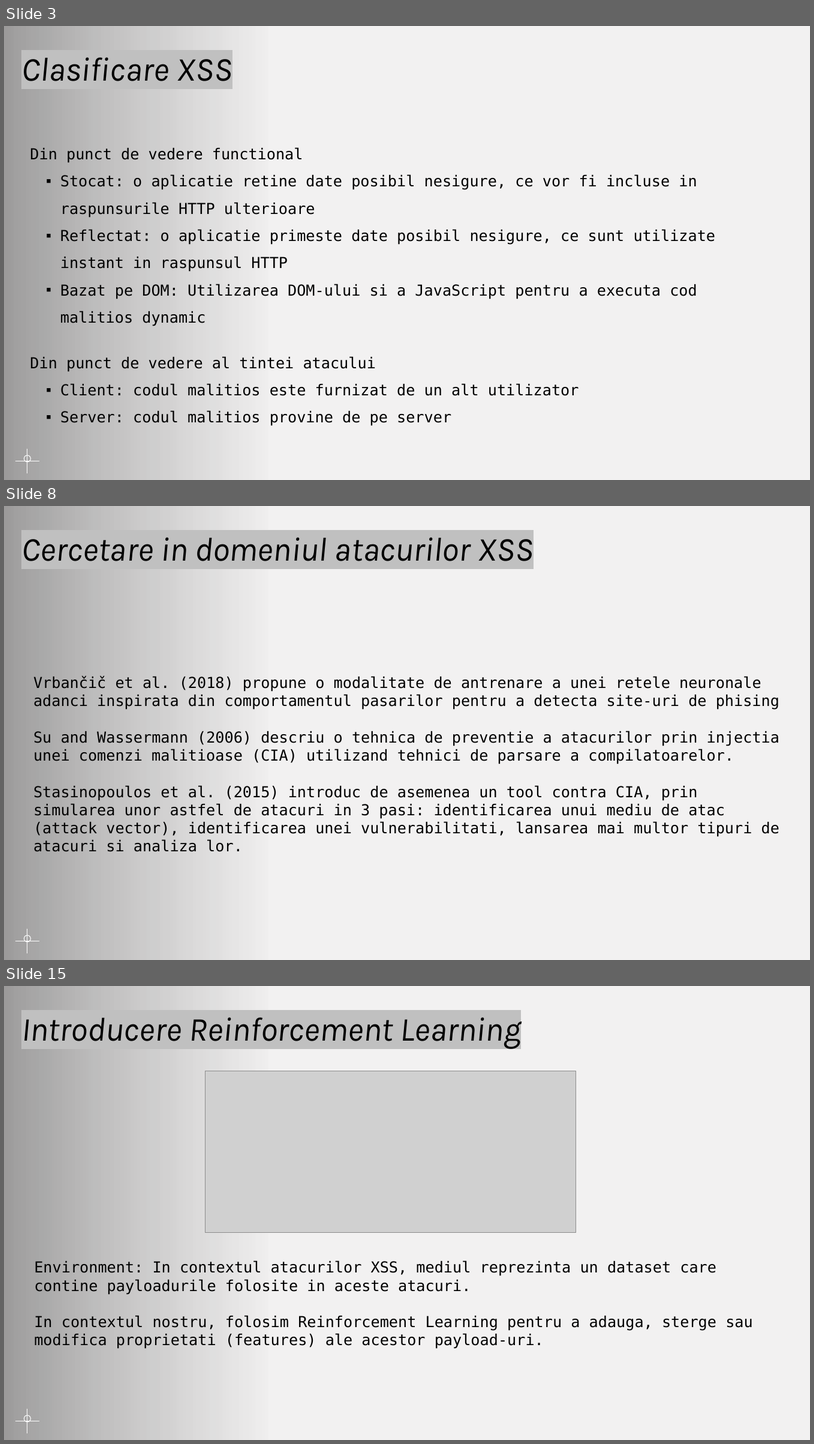
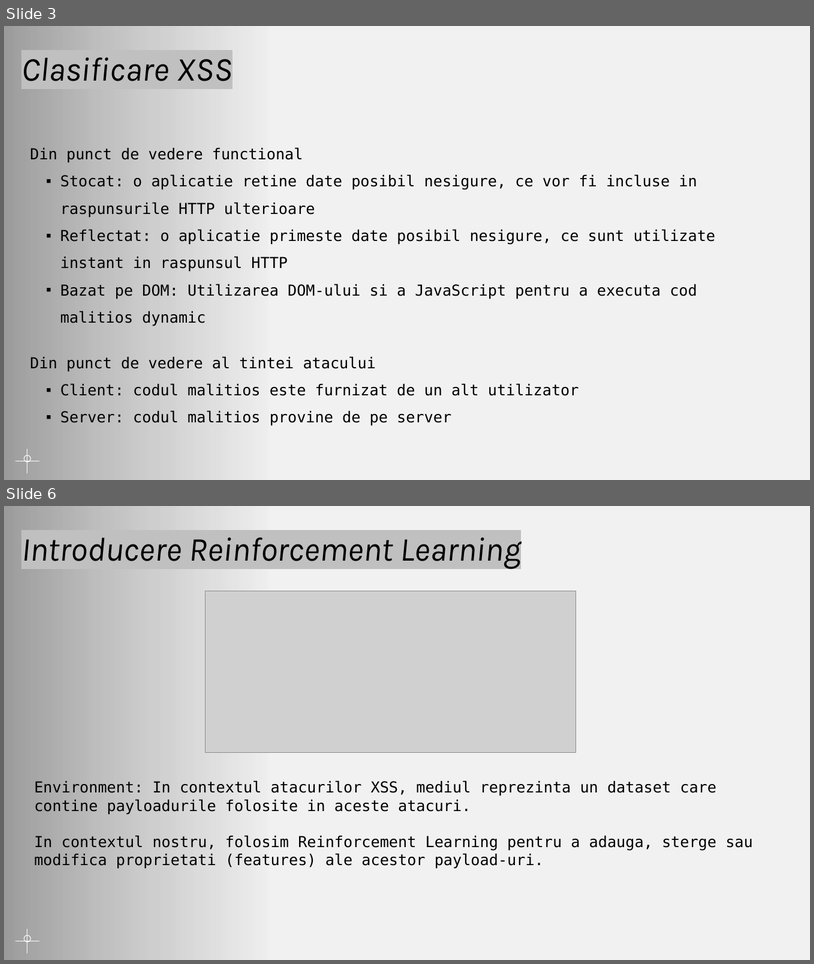
Before and after one commit to AntonioN09/ProiectTSS, a slide deck: Proiect_TSS.pptx. Shown one above the other, each under a label of ours: slides 3, 8 and 15 before the commit, slides 3 and 6 after it; the slides between them are not shown. The pictures are 814x1444 and 814x964 pixels, drawn with LibreOffice and Linux fonts; fonts in the diff are those of the drawing; grey boxes stand for pictures; background and template pictures are left out. Boxes give left, top, right and bottom in pixels: in the first picture for what was removed or moved away, otherwise in the second. Text is boxed around its words. In the diff, an @@ line names an element or a change of style, - is before the commit and + after.

```diff
--- a/Proiect_TSS.pptx
+++ b/Proiect_TSS.pptx
@@ slide 8 removed at (4, 506, 810, 960), background picture (left out) @@
@@ rectangle removed at (4, 506, 270, 960) @@
@@ title removed at (21, 537, 534, 561) @@
-Cercetare in domeniul atacurilor XSS
@@ text removed at (33, 676, 780, 852) @@
-Vrbančič et al. (2018) propune o modalitate de antrenare a unei retele neuronale adanci inspirata din comportamentul pasarilor pentru a detecta site-uri de phising
-Su and Wassermann (2006) descriu o tehnica de preventie a atacurilor prin injectia unei comenzi malitioase (CIA) utilizand tehnici de parsare a compilatoarelor.
-Stasinopoulos et al. (2015) introduc de asemenea un tool contra CIA, prin simularea unor astfel de atacuri in 3 pasi: identificarea unui mediu de atac (attack vector), identificarea unei vulnerabilitati, lansarea mai multor tipuri de atacuri si analiza lor.
@@ ellipse removed at (24, 935, 30, 942) @@
@@ line removed from (27, 953) to (27, 929) @@
@@ line removed from (15, 941) to (39, 941) @@
@@ what was slide 15 is now slide 6 @@
```
Also in this commit, not shown: 2 slides changed, 8 other slides removed.
